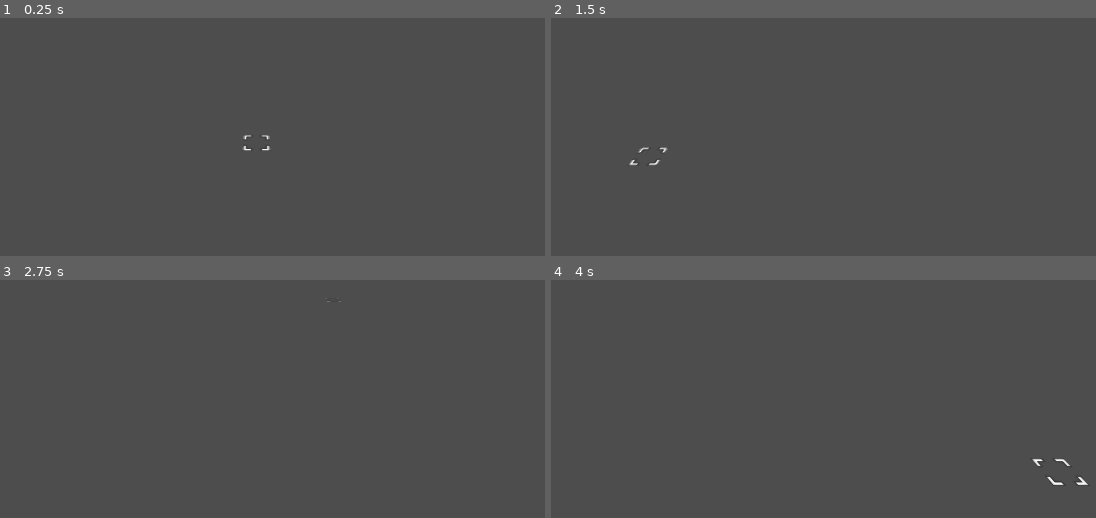
Above: before the commit, frames 1-4 (two rows, left to right).
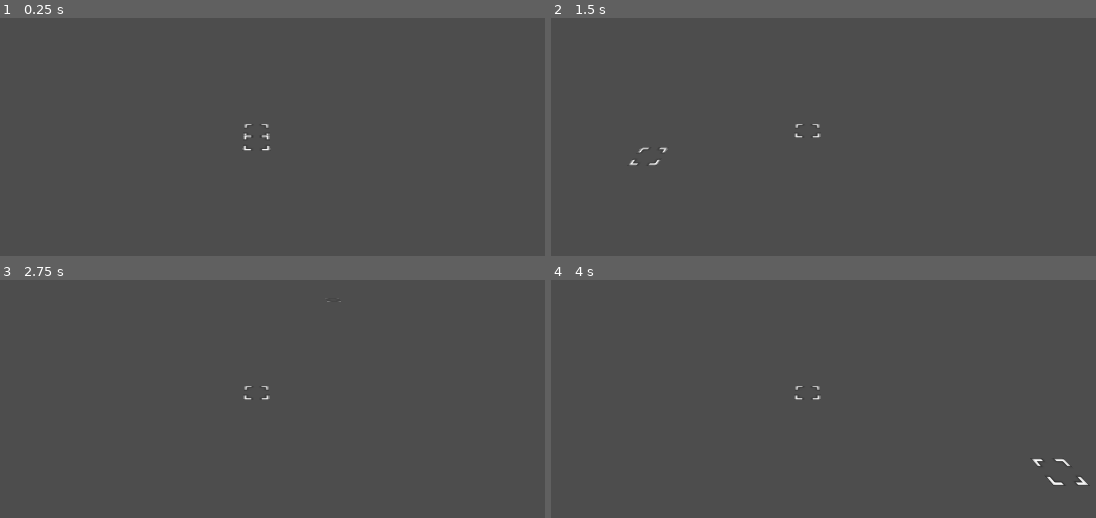
Above: after the commit, the same moments.

Repository: bragasap/gproject
Game: Godot game, scene res://node_3d.tscn
The game is run twice, just before and just after one commit, with the same random seed, the same clock (stepped at 60 frames per second) and the same inputs.
Inputs (mouse positions are in pixels of both pictures, inside the frame that each line leads up to):
- Up to frame 1 (0.25 s): no input
- Up to frame 2 (1.5 s): tap Enter at 0.5 s; move the mouse to (981, 115) at 0.52 s; click (981, 115) at 0.67 s; tap Space at 1.25 s; move the mouse to (649, 160) at 1.27 s; click (649, 160) at 1.42 s
- Up to frame 3 (2.75 s): tap Enter at 2 s; move the mouse to (337, 301) at 2.02 s; click (337, 301) at 2.17 s
- Up to frame 4 (4 s): tap Space at 2.75 s; move the mouse to (769, 489) at 2.77 s; click (769, 489) at 2.92 s; tap Enter at 3.5 s; move the mouse to (1046, 468) at 3.52 s; click (1046, 468) at 3.67 s

The runs differ from the first frame. In frame 1, less than 0.1% of the frame differs, in the area x 44-50%, y 44-51%; in frame 2, less than 0.1%; in frame 3, less than 0.1%; in frame 4, less than 0.1%.

Commit message:
added root and math for distance from root

Diff:
--- a/basicgen.gd
+++ b/basicgen.gd
@@ -3,19 +3,22 @@
 @export var gridmap:GridMap
 @export var plane:Plane
 @export var selector:Node3D
+@export var heart:Node3D
+@export var root:Node3D
 @onready var previous_state = true
 var gridmap_position
 var world_position
 func _ready() -> void:
 		plane = Plane(Vector3.UP, Vector3.ZERO)
-func _process(delta):
+		gridmap_position = Vector3(round(root.position.x), 0, round(root.position.z))
+		heart.position = lerp(heart.position, gridmap_position, 1)
+func _process(_delta):
 	world_position = plane.intersects_ray(
 		view_camera.project_ray_origin(get_viewport().get_mouse_position()),
 		view_camera.project_ray_normal(get_viewport().get_mouse_position()))
 	if world_position != null:
 		gridmap_position = Vector3(round(world_position.x), 0, round(world_position.z))
-		selector.position = lerp(selector.position, gridmap_position, min(delta * 40, 1.0))
+		selector.position = lerp(selector.position, gridmap_position, 1)
 		if Input.is_mouse_button_pressed(MOUSE_BUTTON_LEFT) and not previous_state and world_position!=null:
-
-			print(gridmap_position)
+			print((heart.position-gridmap_position).abs())
 		previous_state = Input.is_mouse_button_pressed(MOUSE_BUTTON_LEFT)
--- a/node_3d.tscn
+++ b/node_3d.tscn
@@ -5,11 +5,13 @@
 
 [sub_resource type="BoxMesh" id="BoxMesh_a202f"]
 
-[node name="Node3D" type="Node3D" node_paths=PackedStringArray("view_camera", "gridmap", "selector")]
+[node name="Node3D" type="Node3D" node_paths=PackedStringArray("view_camera", "gridmap", "selector", "heart", "root")]
 script = ExtResource("1_a202f")
 view_camera = NodePath("Camera3D")
 gridmap = NodePath("GridMap")
 selector = NodePath("Node3D")
+heart = NodePath("Node3D2/Sprite3D")
+root = NodePath(".")
 
 [node name="Camera3D" type="Camera3D" parent="."]
 transform = Transform3D(1, 0, 0, 0, 0.81183904, 0.5838813, 0, -0.5838813, 0.81183904, 0, 8.206148, 12.002527)
@@ -27,3 +29,9 @@
 
 [node name="Sprite3D" type="Sprite3D" parent="Node3D"]
 texture = ExtResource("2_noarx")
+
+[node name="Node3D2" type="Node3D" parent="."]
+transform = Transform3D(1, 0, 0, 0, -4.371139e-08, -1, 0, 1, -4.371139e-08, 0, 0, 0)
+
+[node name="Sprite3D" type="Sprite3D" parent="Node3D2"]
+texture = ExtResource("2_noarx")
